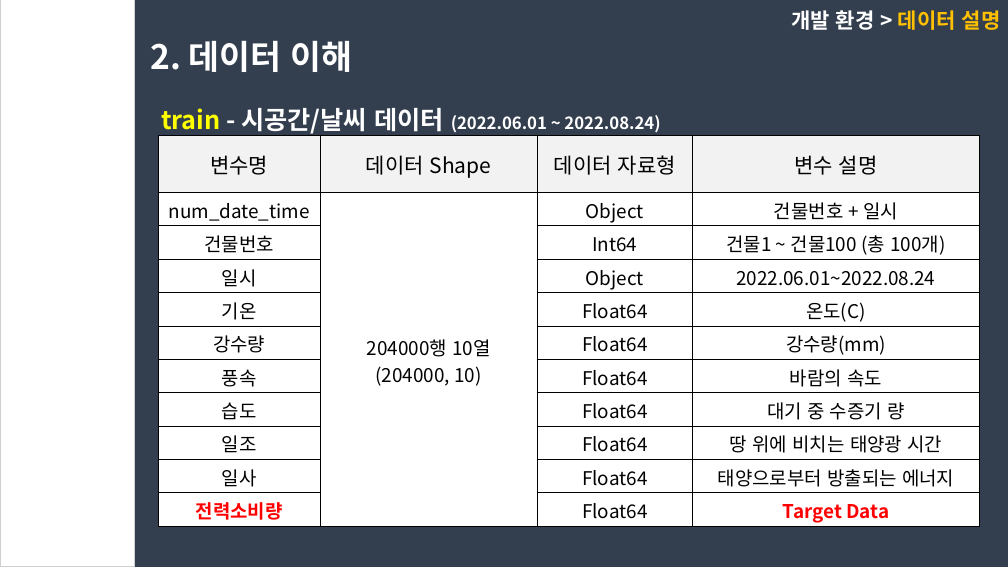
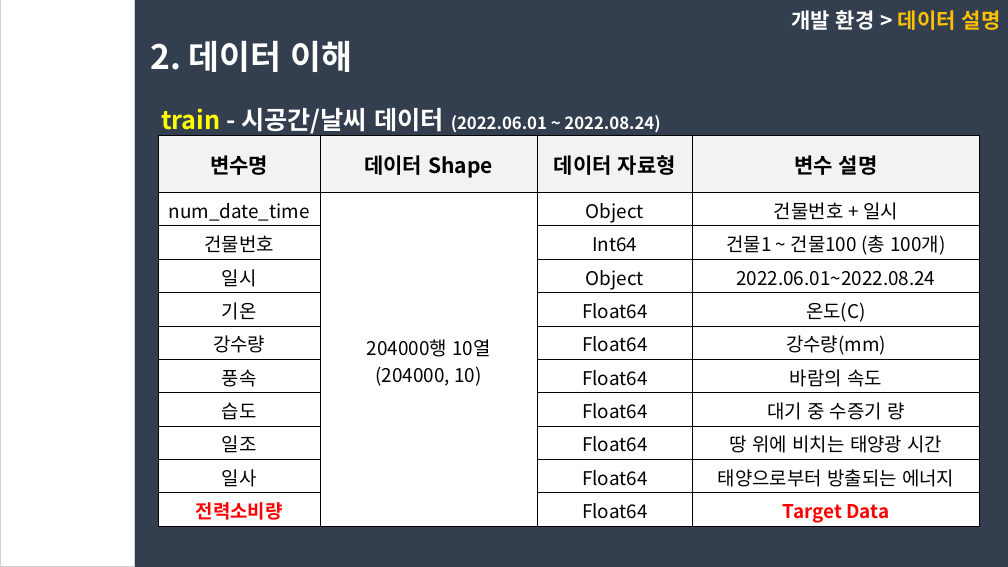
Before and after one commit to dongkieric98/-, a slide deck: slide 10 of electricity.pptx. Drawn at 1008x567 pixels with LibreOffice and Linux fonts; fonts in the diff are those of the drawing. Boxes give left, top, right and bottom in pixels: in the first picture for what was removed or moved away, otherwise in the second. Text is boxed around its words. In the diff, an @@ line names an element or a change of style, - is before the commit and + after.

```diff
--- a/electricity.pptx
+++ b/electricity.pptx
@@ table at (x1=158, y1=135, x2=980, y2=527) @@
@@ bold on in "변수명", "데이터 Shape", "데이터 자료형", "변수 설명" @@
```
Also in this commit, not shown: 11 other slides changed, 1 other file.
